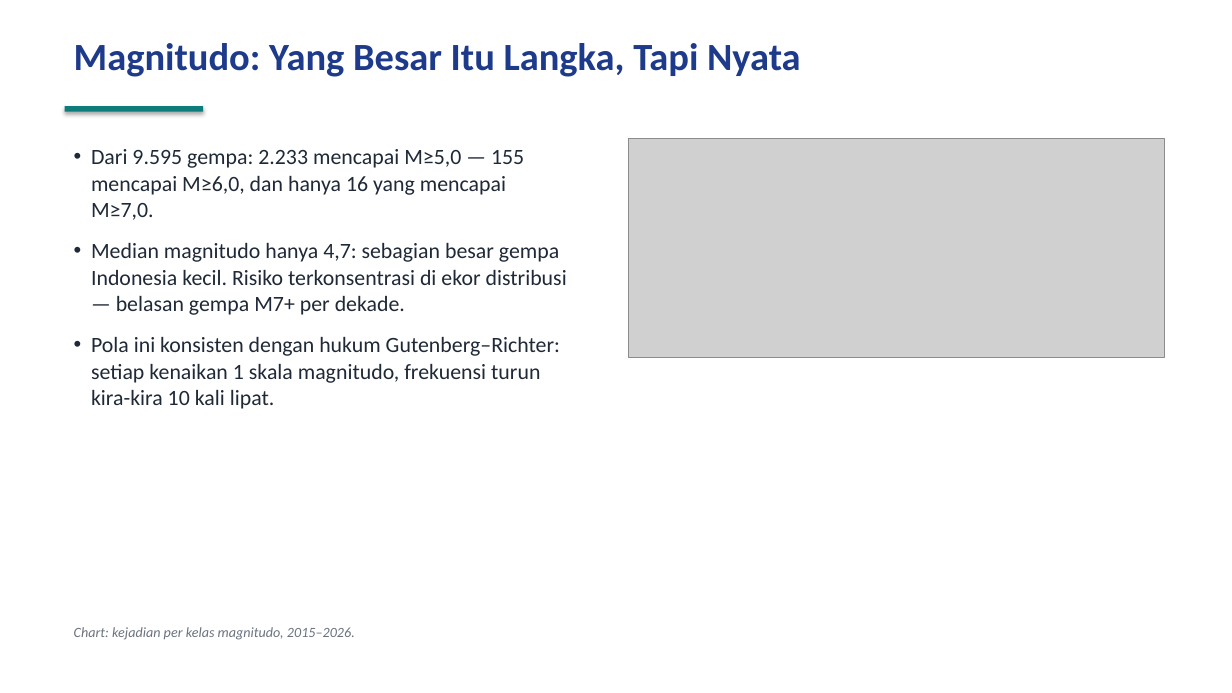
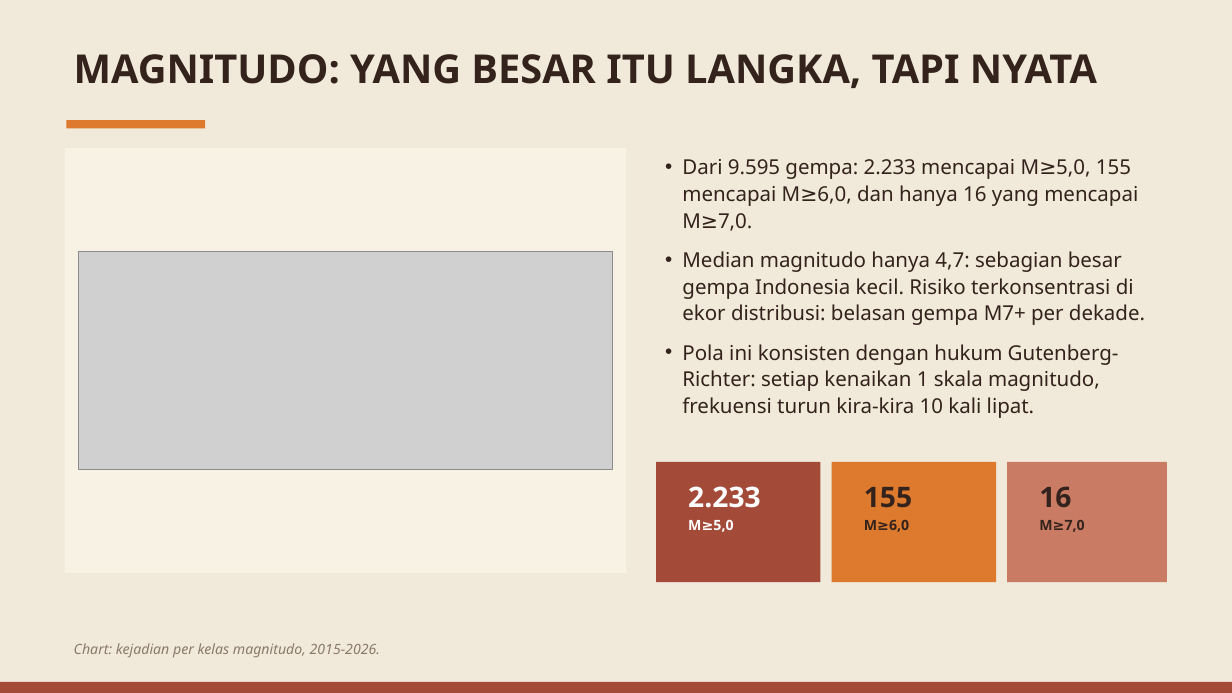
Before and after one commit to baghizash/gempa-bumi-indonesia-2026, a slide deck: slide 5 of Portofolio-Analisis-Gempa-Bumi.pptx. Drawn at 1232x693 pixels with LibreOffice and Linux fonts; fonts in the diff are those of the drawing; grey boxes stand for pictures. Boxes give left, top, right and bottom in pixels: in the first picture for what was removed or moved away, otherwise in the second. Text is boxed around its words. In the diff, an @@ line names an element or a change of style, - is before the commit and + after.

```diff
--- a/Portofolio-Analisis-Gempa-Bumi.pptx
+++ b/Portofolio-Analisis-Gempa-Bumi.pptx
@@ background #FFFFFF to #F1E9DA @@
@@ text at bbox=[74, 54, 1097, 88]: text changed; size 30 to 31 pt; font Calibri to Noto Sans; text colour #1E3A8A to #33231C @@
-Magnitudo: Yang Besar Itu Langka, Tapi Nyata
+MAGNITUDO: YANG BESAR ITU LANGKA, TAPI NYATA
@@ rectangle added at bbox=[65, 148, 627, 573], fill #F8F2E5 @@
@@ rectangle: place and size @@
-rectangle at bbox=[65, 106, 203, 112]
+rectangle at bbox=[67, 120, 205, 128]
@@ rectangle at bbox=[67, 120, 205, 128]: fill #0E7C7B to #DE7A2D; shadow off @@
@@ picture removed at bbox=[628, 139, 1165, 358] @@
@@ text at bbox=[682, 159, 1145, 418]: text changed; size 17 to 16 pt; font Calibri to Noto Sans; text colour #1F2937 to #33231C @@
-• Dari 9.595 gempa: 2.233 mencapai M≥5,0 — 155 mencapai M≥6,0, dan hanya 16 yang mencapai M≥7,0.
-• Median magnitudo hanya 4,7: sebagian besar gempa Indonesia kecil. Risiko terkonsentrasi di ekor distribusi — belasan gempa M7+ per dekade.
-• Pola ini konsisten dengan hukum Gutenberg–Richter: setiap kenaikan 1 skala magnitudo, frekuensi turun kira-kira 10 kali lipat.
+• Dari 9.595 gempa: 2.233 mencapai M≥5,0, 155 mencapai M≥6,0, dan hanya 16 yang mencapai M≥7,0.
+• Median magnitudo hanya 4,7: sebagian besar gempa Indonesia kecil. Risiko terkonsentrasi di ekor distribusi: belasan gempa M7+ per dekade.
+• Pola ini konsisten dengan hukum Gutenberg-Richter: setiap kenaikan 1 skala magnitudo, frekuensi turun kira-kira 10 kali lipat.
@@ picture added at bbox=[79, 251, 613, 470] @@
@@ rectangle added at bbox=[656, 462, 821, 582], fill #A34A38 @@
@@ rectangle added at bbox=[832, 462, 996, 582], fill #DE7A2D @@
@@ rectangle added at bbox=[1007, 462, 1167, 582], fill #C97B63 @@
@@ text added at bbox=[688, 486, 761, 532], 22 pt, text #FFFFFF, bold @@
+2.233
+M≥5,0
@@ text added at bbox=[864, 487, 912, 532], 11 pt, text #33231C, bold @@
+155
+M≥6,0
@@ text added at bbox=[1039, 486, 1085, 532], 11 pt, text #33231C, bold @@
+16
+M≥7,0
@@ text at bbox=[74, 643, 380, 658]: text changed; font Calibri to Noto Sans; text colour #6B7280 to #8A7A6C @@
-Chart: kejadian per kelas magnitudo, 2015–2026.
+Chart: kejadian per kelas magnitudo, 2015-2026.
@@ rectangle added at bbox=[0, 682, 1232, 693], fill #A34A38 @@
```
Also in this commit, not shown: 9 other slides changed.
